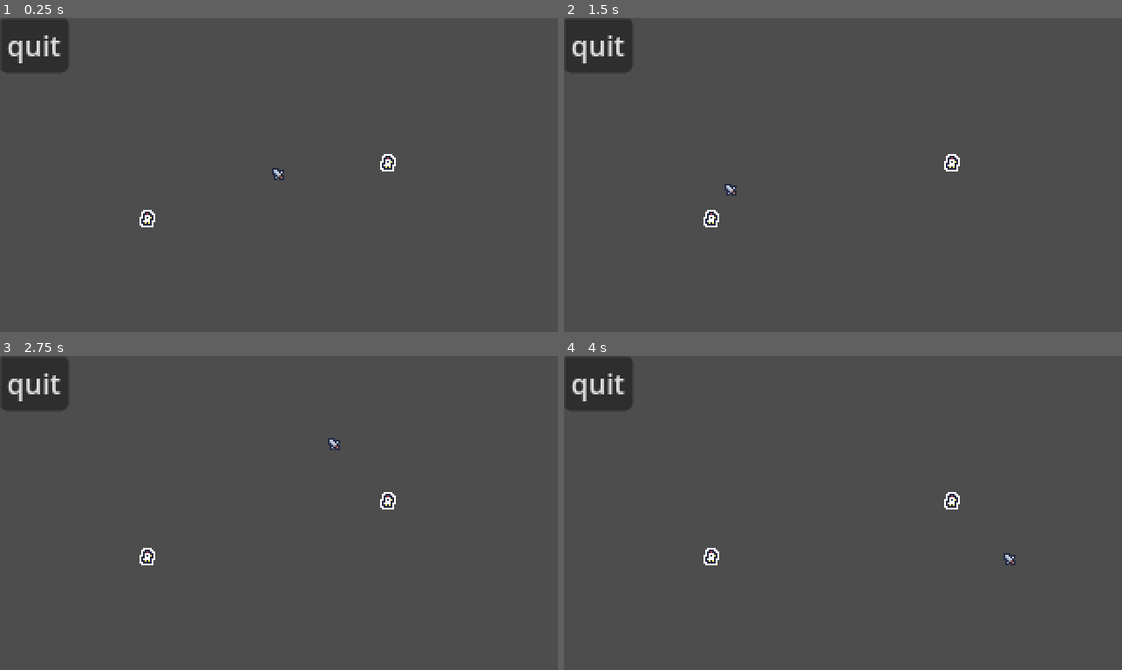
Above: before the commit, frames 1-4 (two rows, left to right).
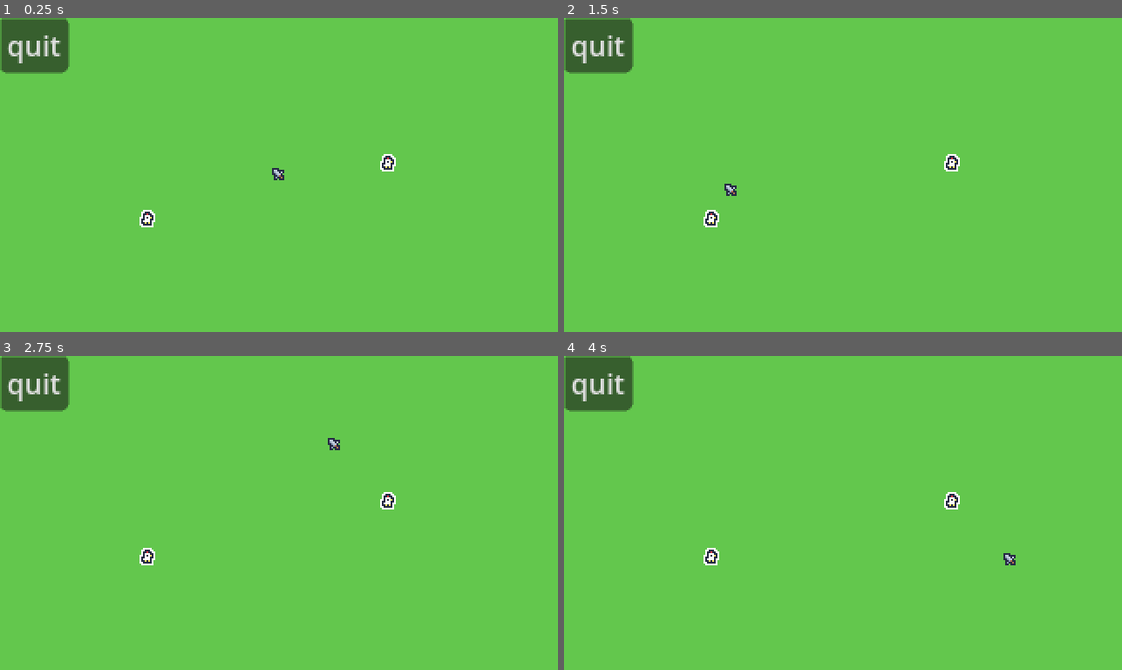
Above: after the commit, the same moments.

Repository: mrbartchak/chicken-incremental-game
Game: Godot game, scene res://core/playground.tscn
Same seed, same stepped clock (60 frames per second), same inputs: the game is played once before the commit and once after it.
Inputs (mouse positions are in pixels of both pictures, inside the frame that each line leads up to):
- Up to frame 1 (0.25 s): no input
- Up to frame 2 (1.5 s): tap Enter at 0.5 s; move the mouse to (965, 159) at 0.52 s; tap Space at 1.25 s; move the mouse to (731, 190) at 1.27 s
- Up to frame 3 (2.75 s): tap Enter at 2 s; move the mouse to (334, 443) at 2.02 s
- Up to frame 4 (4 s): tap Space at 2.75 s; move the mouse to (815, 575) at 2.77 s; tap Enter at 3.5 s; move the mouse to (1010, 560) at 3.52 s

The runs differ from the first frame. In frame 1, 99% of the frame differs, in the area x 0-100%, y 0-100%; in frame 2, 99%; in frame 3, 99%; in frame 4, 99%.

Commit message:
idk why these not get added

Diff:
--- a/chickens/chicken.gd
+++ b/chickens/chicken.gd
@@ -7,6 +7,22 @@
 func _ready() -> void:
 	health = max_health
 
+# ===================
+#      Movement
+# ===================
+var start_position: Vector2
+var target_position: Vector2
+
+func pick_new_target():
+	var wander_radius: float = 20.0
+	var offset = Vector2(
+		randf_range(-wander_radius, wander_radius),
+		randf_range(-wander_radius, wander_radius)
+	)
+	target_position = start_position + offset
+# ===================
+#       Damage
+# ===================
 func take_damage(amount: int) -> void:
 	health -= amount
 	flash()
@@ -15,9 +31,9 @@
 
 func flash() -> void:
 	var flash_time: float = 0.08
-	$Sprite2D.modulate = Color(5, 5, 5,)
+	$Sprite2D.modulate = Color(10, 10, 10)
 	await get_tree().create_timer(flash_time).timeout
-	$Sprite2D.modulate = Color(1, 1, 1, 1)
+	$Sprite2D.modulate = Color(1, 1, 1)
 
 func die() -> void:
 	queue_free()
--- a/project.godot
+++ b/project.godot
@@ -27,5 +27,6 @@
 [rendering]
 
 textures/canvas_textures/default_texture_filter=0
+environment/defaults/default_clear_color=Color(0.3882353, 0.78039217, 0.3019608, 1)
 2d/snap/snap_2d_transforms_to_pixel=true
 2d/snap/snap_2d_vertices_to_pixel=true
